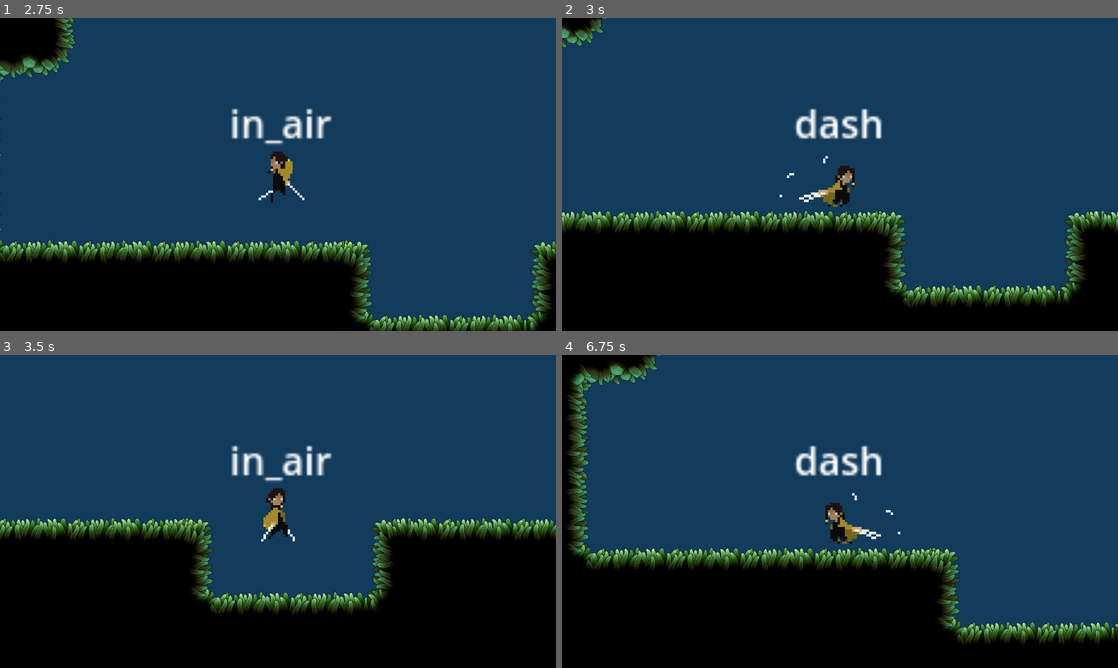
Above: before the commit, frames 1-4 (two rows, left to right).
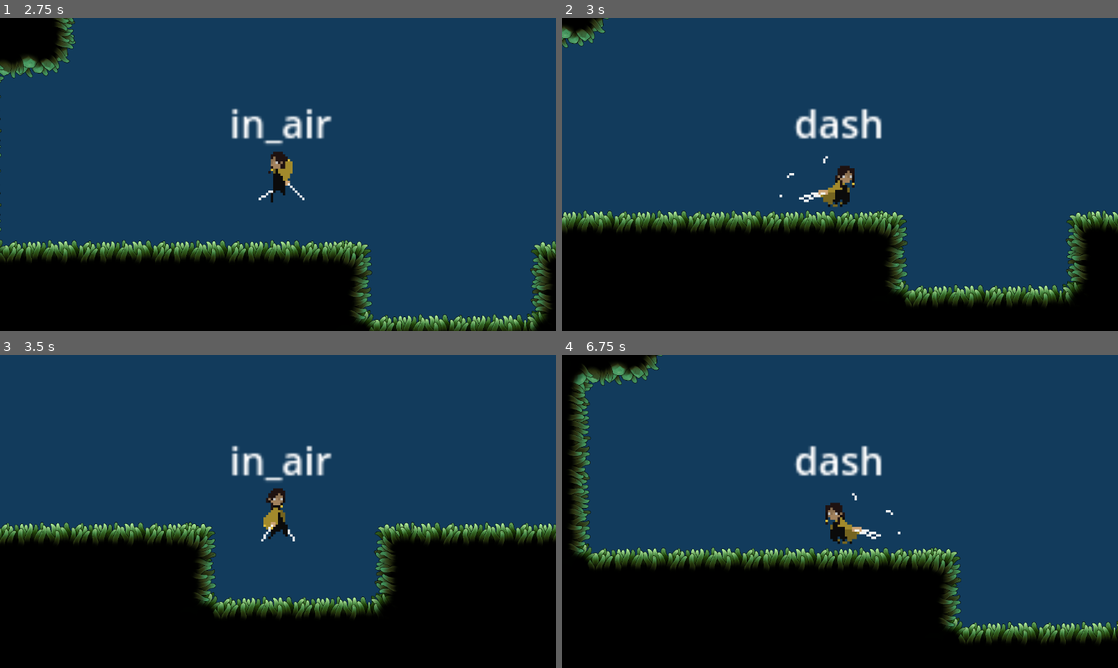
Above: after the commit, the same moments.

Repository: SeanTSinclair/VoidWalker_GD4
Game: Godot game, scene res://World/world_sean.tscn
The game is run twice, just before and just after one commit, with the same random seed, the same clock (stepped at 60 frames per second) and the same inputs.
Inputs:
- Up to frame 1 (2.75 s): hold D (move_right) 0.53-2.03 s; tap Shift (dash) at 0.6, 1.55, 2.1 s; tap Space (jump) at 0.77, 0.8, 1.07, 1.35, 1.52, 1.82, 2.3 s; hold A (move_left) from 2.03 s (still down)
- Up to frame 2 (3 s): release A (move_left) at 2.78 s; hold D (move_right) from 2.78 s (still down); tap Shift (dash) at 2.85 s
- Up to frame 3 (3.5 s): keep holding D (move_right); tap Space (jump) at 3.02, 3.32 s
- Up to frame 4 (6.75 s): tap Space (jump) at 3.6, 3.77, 4.07, 4.52, 4.82, 5.3, 5.85, 6.02, 6.32 s; release D (move_right) at 4.28 s; hold A (move_left) 4.28-5.03 s; tap Shift (dash) at 4.35, 5.1, 6.05, 6.6 s; hold D (move_right) 5.03-5.78 s; hold A (move_left) from 5.78 s (still down)

Frame 1 is identical in both runs. In frame 2, 3.4% of the frame differs, in the area x 0-100%, y 0-93%; in frame 3, 6.1%, in the area x 0-100%, y 52-84%; in frame 4, 3.8%.

Commit message:
Short summary: Simplified state machine! Moved transition logic to the states and cleaned up state machine to remove excess methods.

Diff:
--- a/Common/State.gd
+++ b/Common/State.gd
@@ -9,6 +9,12 @@
 func state_logic(delta):
 	pass
 
+func check_transitions():
+	pass
+
+func set_state(state):
+	state_machine.set_state(state)
+
 func enter_state(actor):
 	self.actor = actor
 
--- a/Common/StateMachine.gd
+++ b/Common/StateMachine.gd
@@ -8,9 +8,8 @@
 
 func _physics_process(delta):
 	if current_state != null:
-		tick(delta)
 		current_state.state_logic(delta)
-		transition_logic(delta)
+		current_state.check_transitions()
 
 func initialize():
 	var children = get_children()
@@ -29,9 +28,3 @@
 	current_state = state
 	current_state.enter_state(owner)
 	emit_signal("state_changed", current_state)
-
-func tick(delta):
-	pass
-
-func transition_logic(delta):
-	pass
--- a/Player/PlayerFSM.gd
+++ b/Player/PlayerFSM.gd
@@ -1,6 +1,4 @@
 extends StateMachine
-
-const DASH_SPEED = 800.0
 
 @onready var player = owner
 
@@ -12,64 +10,14 @@
 	initialize()
 	set_state(states.idle)
 
-func tick(delta):
+func _physics_process(delta):
+	super._physics_process(delta)
 
 	var input_axis = get_input_axis()
 	is_on_floor = player.is_on_floor()
 
 	set_player_orientation(input_axis)
 
-func transition_logic(delta):
-	if current_state == states.idle:
-		idle_transitions()
-	elif current_state == states.move:
-		move_transitions()
-	elif current_state == states.jump:
-		jump_transitions()
-	elif current_state == states.in_air:
-		in_air_transitions()
-	elif current_state == states.dash:
-		dash_transitions()
-
-	set_state(current_state)
-
-func idle_transitions():
-	if !is_dashing && get_input_axis() != Vector2.ZERO:
-		current_state = states.move
-	if Input.is_action_just_pressed("jump") && is_on_floor:
-		current_state = states.jump
-	if Input.is_action_just_pressed("dash") && !is_dashing:
-		current_state = states.dash
-	if !is_on_floor:
-		current_state = states.in_air
-
-func move_transitions():
-	if !is_dashing && get_input_axis() == Vector2.ZERO:
-		current_state = states.idle
-	if Input.is_action_just_pressed("jump") && is_on_floor:
-		current_state = states.jump
-	if Input.is_action_just_pressed("dash") && !is_dashing:
-		current_state = states.dash
-	if !is_on_floor:
-		current_state = states.in_air
-
-func jump_transitions():
-	current_state = states.in_air
-
-func in_air_transitions():
-	if is_on_floor:
-		dash_count = 0
-		current_state = states.idle
-	if Input.is_action_just_pressed("dash") && dash_count < player.stats.max_dashes:
-		dash_count += 1
-		current_state = states.dash
-
-func dash_transitions():
-	if !is_dashing:
-		if is_on_floor:
-			current_state = states.idle
-		else:
-			current_state = states.in_air
 
 func set_player_orientation(input_axis):
 	if input_axis.x < 0:
--- a/Player/States/DashState.gd
+++ b/Player/States/DashState.gd
@@ -3,6 +3,8 @@
 var dash_time = 0
 var has_dashed : bool = false
 var dash_direction : Vector2 = Vector2.RIGHT
+
+var states = null
 
 func state_logic(delta):
 	if !has_dashed:
@@ -20,6 +22,18 @@
 	if actor.is_on_floor && actor.velocity.y >= 0:
 			has_dashed = false
 
+func check_transitions():
+	if states == null:
+		states = state_machine.states
+	var is_on_floor = state_machine.is_on_floor
+	var is_dashing = state_machine.is_dashing
+
+	if !is_dashing:
+		if is_on_floor:
+			set_state(states.idle)
+		else:
+			set_state(states.in_air)
+
 func enter_state(actor):
 	super.enter_state(actor)
 	has_dashed = false
--- a/Player/States/IdleState.gd
+++ b/Player/States/IdleState.gd
@@ -1,5 +1,22 @@
 extends State
+
+var states = null
 
 func state_logic(delta):
 	actor.set_animation_state("idle")
 	actor.velocity.x = move_toward(actor.velocity.x, 0, actor.stats.friction)
+
+func check_transitions():
+	if states == null:
+		states = state_machine.states
+	var is_on_floor = state_machine.is_on_floor
+	var is_dashing = state_machine.is_dashing
+
+	if !is_dashing && state_machine.get_input_axis() != Vector2.ZERO:
+		set_state(states.move)
+	if Input.is_action_just_pressed("jump") && is_on_floor:
+		set_state(states.jump)
+	if Input.is_action_just_pressed("dash") && !is_dashing:
+		set_state(states.dash)
+	if !is_on_floor:
+		set_state(states.in_air)
--- a/Player/States/InAirState.gd
+++ b/Player/States/InAirState.gd
@@ -9,6 +9,8 @@
 @onready var fall_gravity : float = ((-2.0 * stats.jump_height) / (stats.time_to_reach_peak * stats.time_to_reach_peak)) * -1.0
 
 var input_axis = Vector2.ZERO
+
+var states = null
 
 func state_logic(delta):
 	input_axis = state_machine.get_input_axis()
@@ -26,5 +28,19 @@
 	if !state_machine.is_on_floor && !state_machine.is_dashing:
 		actor.velocity.y += get_gravity() * delta
 
+
+func check_transitions():
+	if states == null:
+		states = state_machine.states
+	var is_on_floor = state_machine.is_on_floor
+	var is_dashing = state_machine.is_dashing
+
+	if is_on_floor:
+		state_machine.dash_count = 0
+		set_state(states.idle)
+	if Input.is_action_just_pressed("dash") && state_machine.dash_count < actor.stats.max_dashes:
+		state_machine.dash_count += 1
+		set_state(states.dash)
+
 func get_gravity() -> float:
 	return jump_gravity if actor.velocity.y < 0.0 else fall_gravity
--- a/Player/States/JumpState.gd
+++ b/Player/States/JumpState.gd
@@ -6,3 +6,6 @@
 func enter_state(actor):
 	super.enter_state(actor)
 	actor.velocity.y = jump_velocity
+
+func check_transitions():
+	set_state(state_machine.states.in_air)
--- a/Player/States/MoveState.gd
+++ b/Player/States/MoveState.gd
@@ -4,7 +4,29 @@
 
 var input_axis = Vector2.ZERO
 
+var states = null
+
+func enter_state(actor):
+	super.enter_state(actor)
+	actor.set_animation_state("walk")
+
 func state_logic(delta):
-	actor.set_animation_state("walk")
 	input_axis = state_machine.get_input_axis()
+	if input_axis.x > 0: input_axis.x = 1
+	elif input_axis.x < 0: input_axis.x = -1
 	actor.velocity.x = input_axis.x * SPEED
+
+func check_transitions():
+	if states == null:
+		states = state_machine.states
+	var is_on_floor = state_machine.is_on_floor
+	var is_dashing = state_machine.is_dashing
+
+	if !is_dashing && state_machine.get_input_axis() == Vector2.ZERO:
+		set_state(states.idle)
+	if Input.is_action_just_pressed("jump") && is_on_floor:
+		set_state(states.jump)
+	if Input.is_action_just_pressed("dash") && !is_dashing:
+		set_state(states.dash)
+	if !is_on_floor:
+		set_state(states.in_air)
